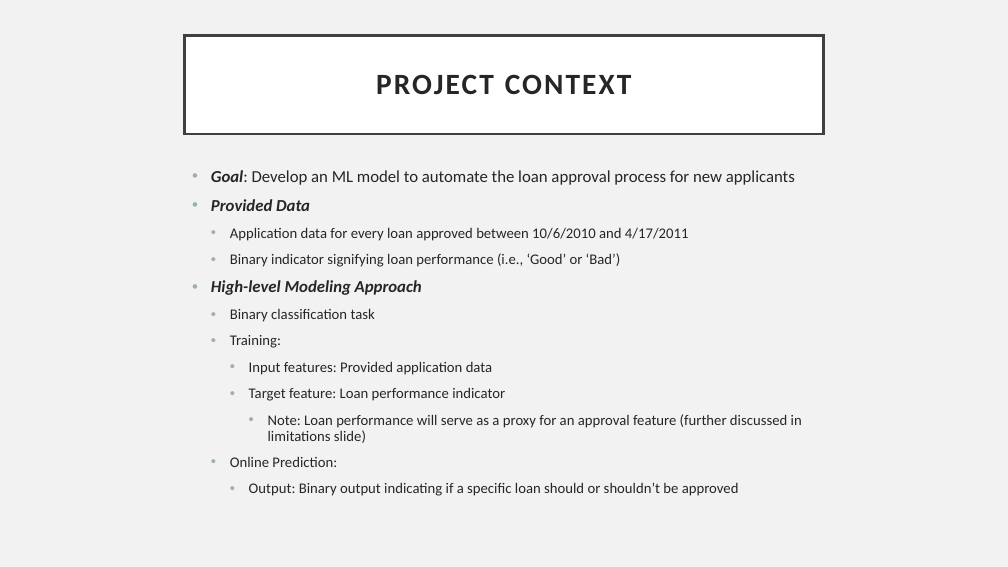
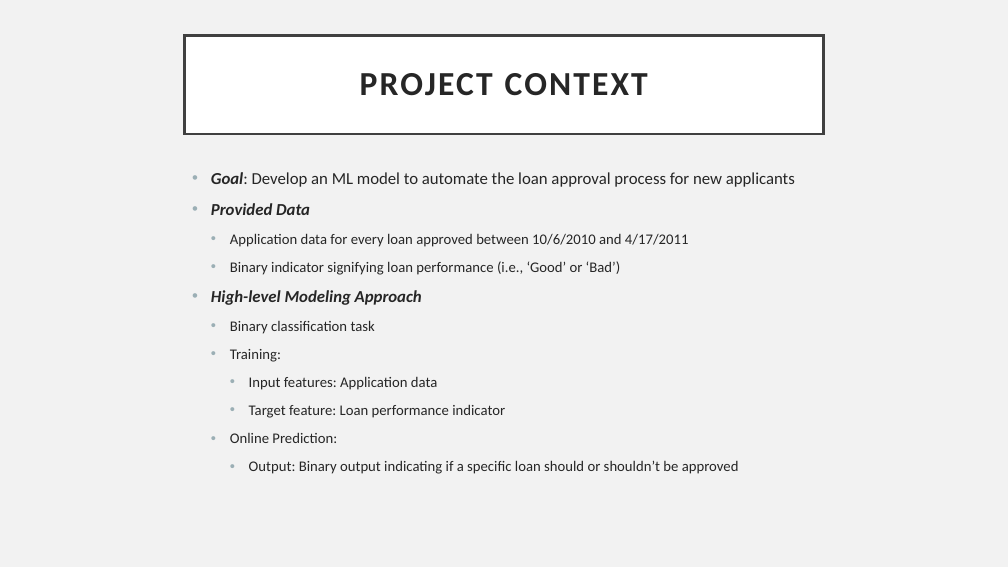
Before and after one commit to jaredandrews97/Sample-Project-BlastPoint, a slide deck: slide 2 of report/Blastpoint Presentation.pptx. Drawn at 1008x567 pixels with LibreOffice and Linux fonts; fonts in the diff are those of the drawing. Boxes give left, top, right and bottom in pixels: in the first picture for what was removed or moved away, otherwise in the second. Text is boxed around its words. In the diff, an @@ line names an element or a change of style, - is before the commit and + after.

```diff
--- a/report/Blastpoint Presentation.pptx
+++ b/report/Blastpoint Presentation.pptx
@@ title "PROJECT CONTEXT" at box(185, 36, 823, 134): size 28 to 32 pt @@
@@ text at box(211, 172, 795, 474): line spacing 0.9 to 1 @@
@@ text at box(249, 376, 437, 390): text changed @@
-    • Input features: Provided application data
+    • Input features: Application data
@@ text at box(268, 414, 802, 443): paragraph removed @@
-      • Note: Loan performance will serve as a proxy for an approval feature (further discussed in limitations slide)
```
Also in this commit, not shown: 13 other slides changed, 4 slides added, 1 slide removed, 2 other files.
